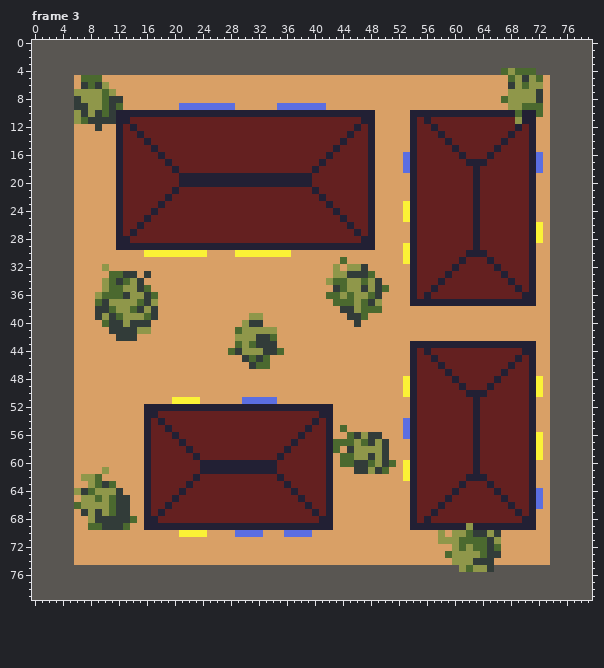
Animated GIF sprite: assets/houseTile.gif. This is how it looked before the edit.
The file is 80x80 pixels, 3 frames. Shown: frame 3. The commit also changed other frames, which this record leaves out.
After:
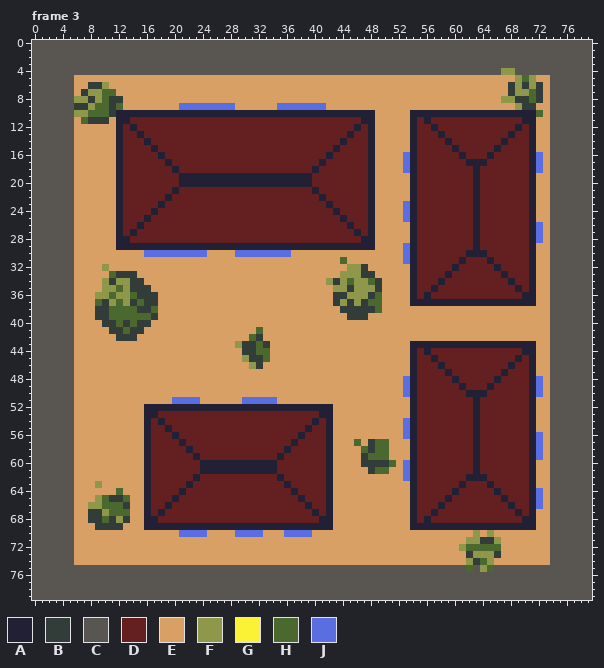
Palette (. is transparent): A #222034  B #323c39  C #595652  D #642020  E #d9a066  F #8f974a  G #fbf236  H #4b692f  J #5b6ee1
Changes in this commit:
Changed rows in their new state; - is an unchanged pixel.
Frame 3:
first column x 6:
 4 -------------------------------------------------------------F-CCC-
 5 -EEE----------------------------------------------------------E-H-E
 6 -EB-------------------------------------------------------------B-B
 7 EB---H--------------------------------------------------------B--H-
 8 F-B----------------------------------------------------------F-BBH-
 9 ---H----------------------------------------------------------E-BBE
10 -FHH-----------------------------------------------------------A---
11 E----E---------------------------------------------------------D---
12 ---E---------------------------------------------------------------
first column x 10:
23 -------------------------------------------J-------------------
24 -------------------------------------------J-------------------
25 -------------------------------------------J-------------------
26 --------------------------------------------------------------J
27 --------------------------------------------------------------J
28 --------------------------------------------------------------J
29 -------------------------------------------J-------------------
30 ------JJJJJJJJJ----JJJJJJJJ----------------J-------------------
31 -------------------------------------------J-------------------
32 ---------------------------------E-----------------------------
33 --B---E--------------------------E-FF-B------------------------
34 -BFFB----------------------------BFH-FH------------------------
35 -F--B-B--------------------------FFB-F--E----------------------
36 F-FFHB-B------------------------EBBF--BH-----------------------
37 --H-B--B-------------------------BFB-BHH-----------------------
38 --HH--BH----------------------------BBB------------------------
39 BH-HHH---------------EE--------------B-------------------------
40 B-HBH---------------EEE-------------E--------------------------
41 ---H-BE------------EEEHEE--------------------------------------
42 -------------------EEH-EE--------------------------------------
43 -------------------FBBH-E--------------------------------------
44 ------------------EEBBHHEE-------------------------------------
45 --------------------FB-----------------------------------------
46 ---------------------FBE---------------------------------------
48 -------------------------------------------J------------------J
49 -------------------------------------------J------------------J
50 -------------------------------------------J------------------J
51 ----------JJJJ-------------------------------------------------
first column x 6:
55 --------------------------------------E----------------------------
56 ---------------------------------------EEEEE----------------------J
57 -------------------------------------EEEHE-HH---------------------J
58 -------------------------------------E-EEHBHH---------------------J
59 --------------------------------------EEEBHHH---------------------J
60 --------------------------------------EEE-BB---J-------------------
61 ----E-----------------------------------EEBH---J-------------------
62 -EEE-------------------------------------------J-------------------
63 --EFEE-------------------------------------------------------------
64 EEEEEEH------------------------------------------------------------
65 -EEFHB-H-----------------------------------------------------------
66 EE--H-H------------------------------------------------------------
67 -EB---HH-----------------------------------------------------------
68 --B-H-F-E----------------------------------------------------------
69 --EB---E------------------------------------------------A----------
70 ---------------JJJJ---------------------------------E-EEEFE-E------
71 ----------------------------------------------------EEEEFFB--------
72 ------------------------------------------------------EFH--H-------
73 -----------------------------------------------------EEEB-FF-------
74 ------------------------------------------------------EE--HF-------
75 -------------------------------------------------------C-C-H-------
